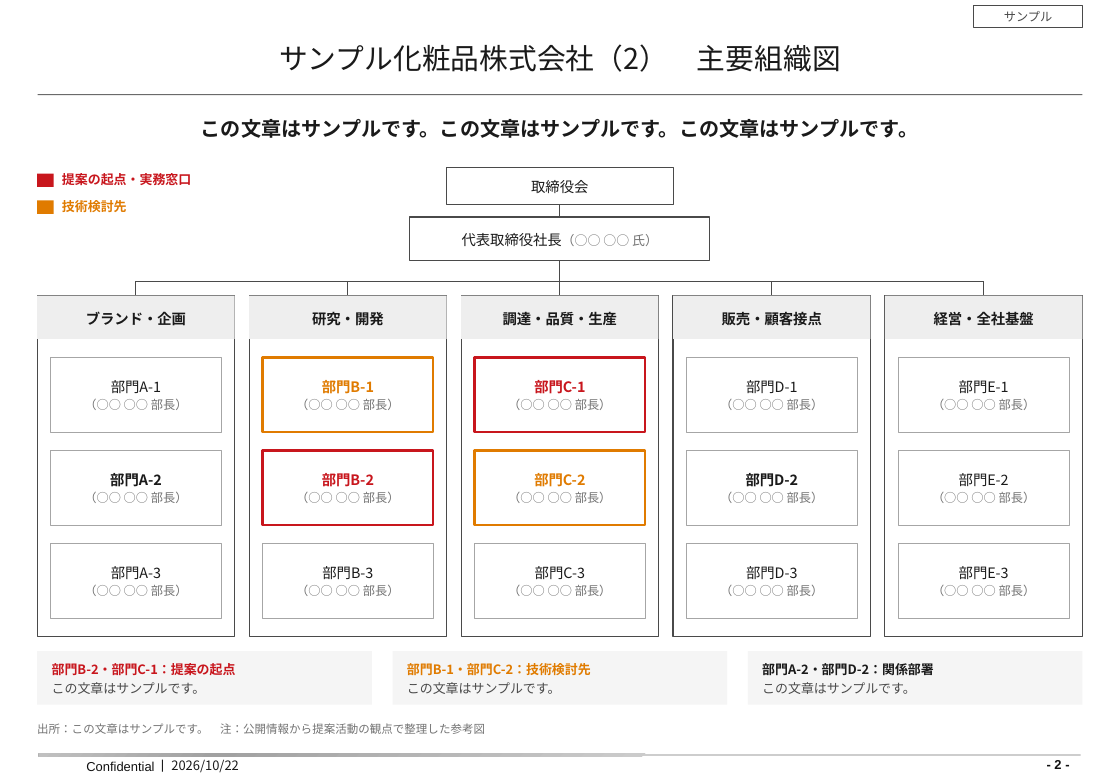
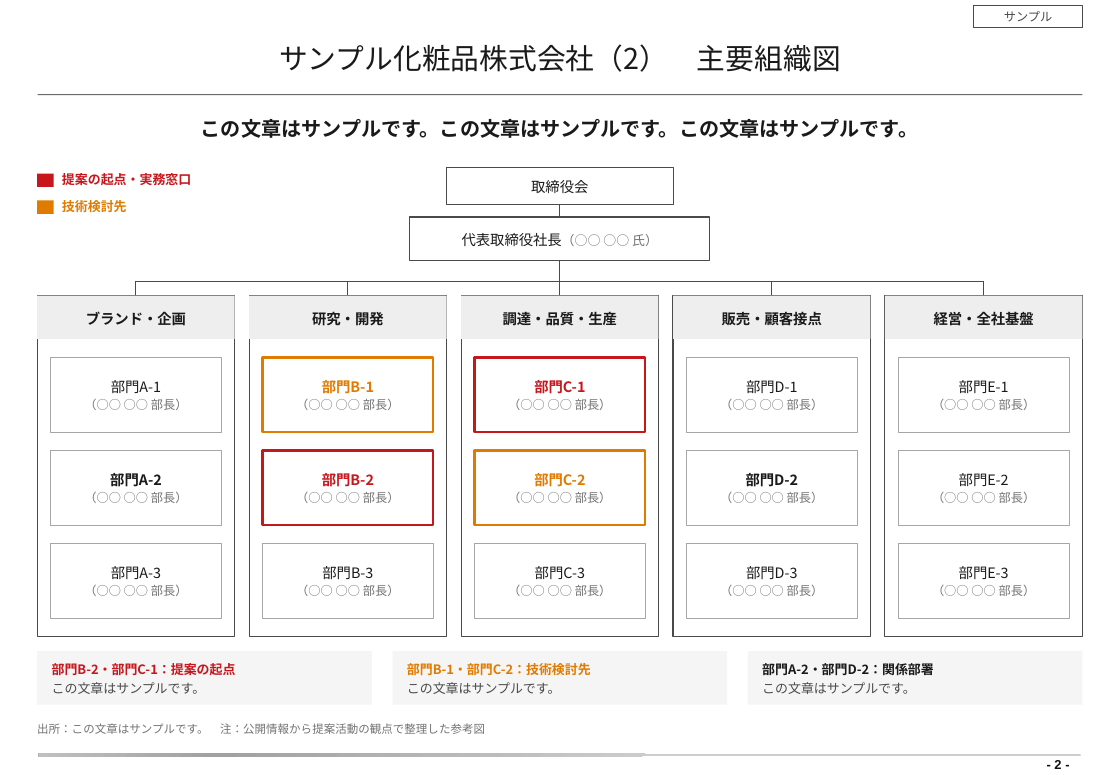
Before and after one commit to neunon/neunon-web, a slide deck: slide 2 of design/existing-customers-sample/existing-customers-sample.pptx (slide 3 before the commit). Drawn at 1120x775 pixels with LibreOffice and Linux fonts; fonts in the diff are those of the drawing; background and template pictures are left out. Boxes give left, top, right and bottom in pixels: in the first picture for what was removed or moved away, otherwise in the second. Text is boxed around its words. In the diff, an @@ line names an element or a change of style, - is before the commit and + after.

```diff
--- a/design/existing-customers-sample/existing-customers-sample.pptx
+++ b/design/existing-customers-sample/existing-customers-sample.pptx
@@ text removed at [86, 761, 154, 771] @@
-Confidential
@@ text removed at [151, 752, 183, 775] @@
-|
@@ text removed at [171, 759, 239, 773] @@
-2026/10/22
```
Also in this commit, not shown: 8 other slides changed, 1 slide removed, 56 other files.
